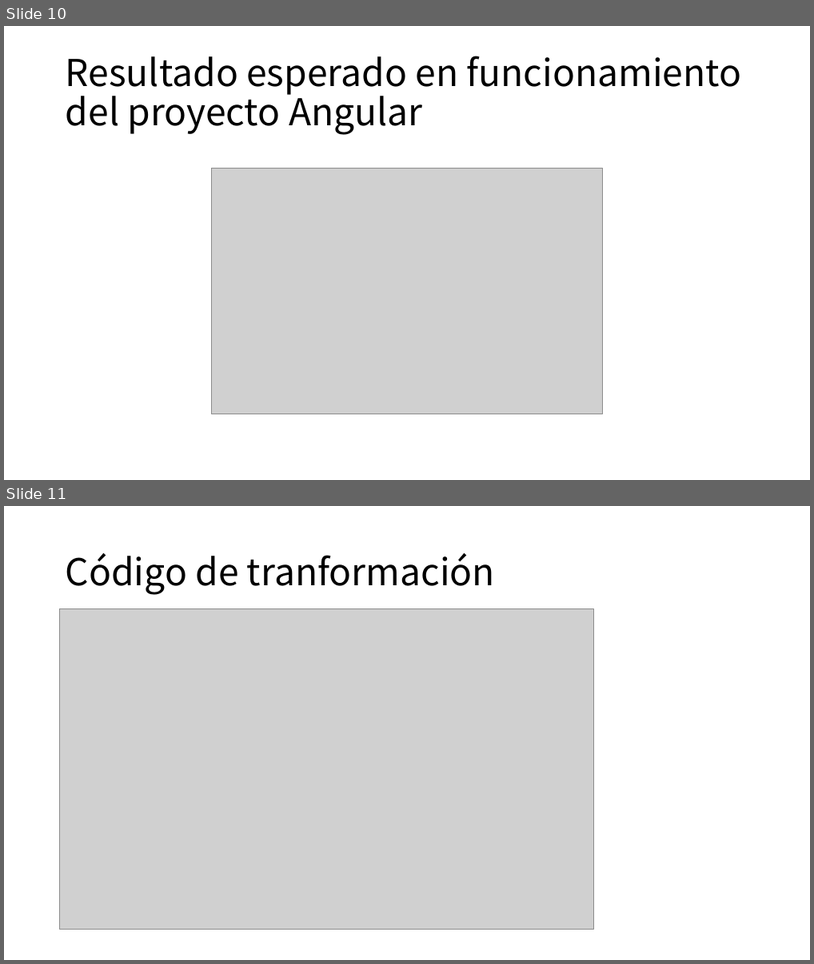
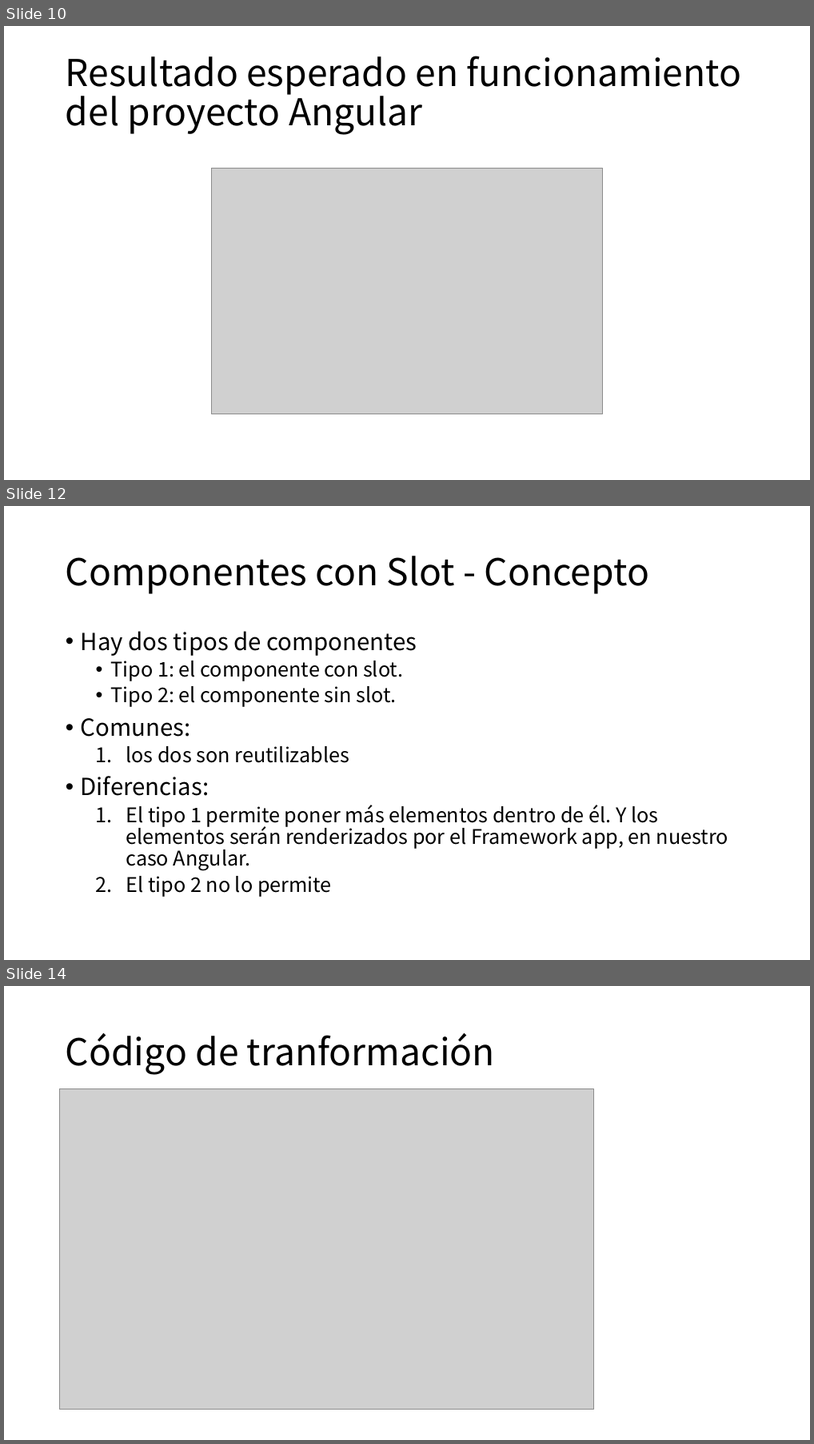
Before and after one commit to cedececa/tfg-model-2-web, a slide deck: planning-and-logs/T2A-v0.002.pptx. Shown one above the other, each under a label of ours: slides 10 and 11 before the commit, slides 10, 12 and 14 after it; the slides between them are not shown. The pictures are 814x964 and 814x1444 pixels, drawn with LibreOffice and Linux fonts; fonts in the diff are those of the drawing; grey boxes stand for pictures. Boxes give left, top, right and bottom in pixels: in the first picture for what was removed or moved away, otherwise in the second. Text is boxed around its words. In the diff, an @@ line names an element or a change of style, - is before the commit and + after.

```diff
--- a/planning-and-logs/T2A-v0.002.pptx
+++ b/planning-and-logs/T2A-v0.002.pptx
@@ slide 12 added at [4,506,810,960], background #FFFFFF @@
@@ title added at [66,556,650,594], 44 pt, text #000000 @@
+Componentes con Slot - Concepto
@@ text added at [81,631,729,896], 24 pt, text #000000 @@
+• Hay dos tipos de componentes
+  • Tipo 1: el componente con slot.
+  • Tipo 2: el componente sin slot.
+• Comunes:
+  1. los dos son reutilizables
+• Diferencias:
+  1. El tipo 1 permite poner más elementos dentro de él. Y los elementos serán renderizados por el Framework app, en nuestro caso Angular.
+  2. El tipo 2 no lo permite
@@ what was slide 11 is now slide 14 @@
```
Also in this commit, not shown: 3 slides changed, 2 other slides added, 31 other files.
